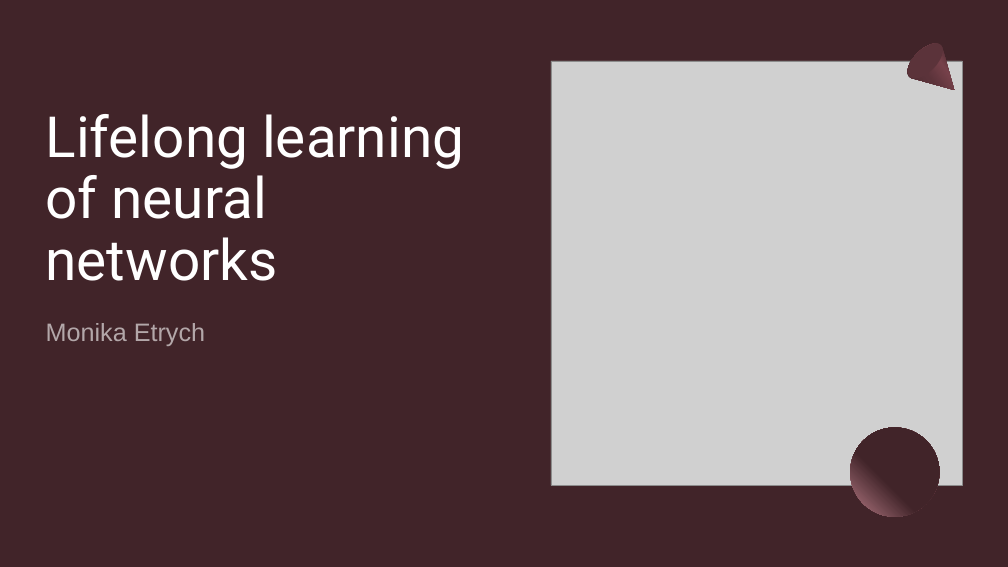
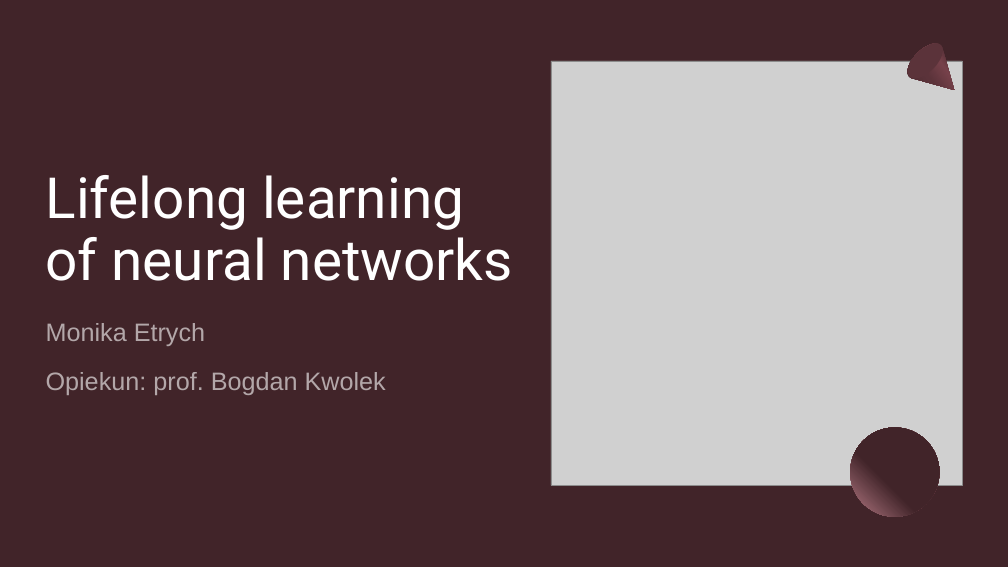
Before and after one commit to Mon4/lifelong-learning, a slide deck: slide 1 of pracownia/Etrych.pptx. Drawn at 1008x567 pixels with LibreOffice and Linux fonts; fonts in the diff are those of the drawing; grey boxes stand for pictures. Boxes give left, top, right and bottom in pixels: in the first picture for what was removed or moved away, otherwise in the second. Text is boxed around its words. In the diff, an @@ line names an element or a change of style, - is before the commit and + after.

```diff
--- a/pracownia/Etrych.pptx
+++ b/pracownia/Etrych.pptx
@@ title "Lifelong learning of neural networks" rewrapped from (x1=46, y1=114, x2=464, y2=281) to (x1=46, y1=175, x2=513, y2=281) @@
@@ subtitle at (x1=46, y1=372, x2=386, y2=395): paragraph added @@
+Opiekun: prof. Bogdan Kwolek
```
Also in this commit, not shown: 3 other slides changed, 8 slides added, 5 slides removed, 3 other files.
